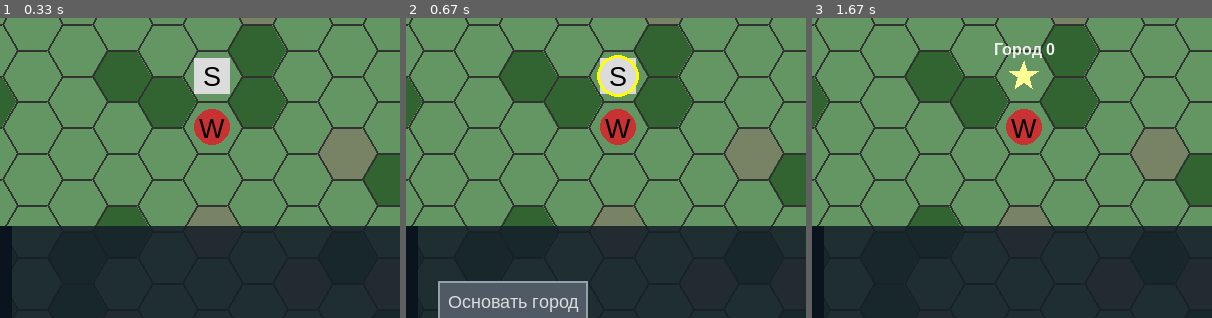
Above: before the commit, frames 1-3 (left to right).
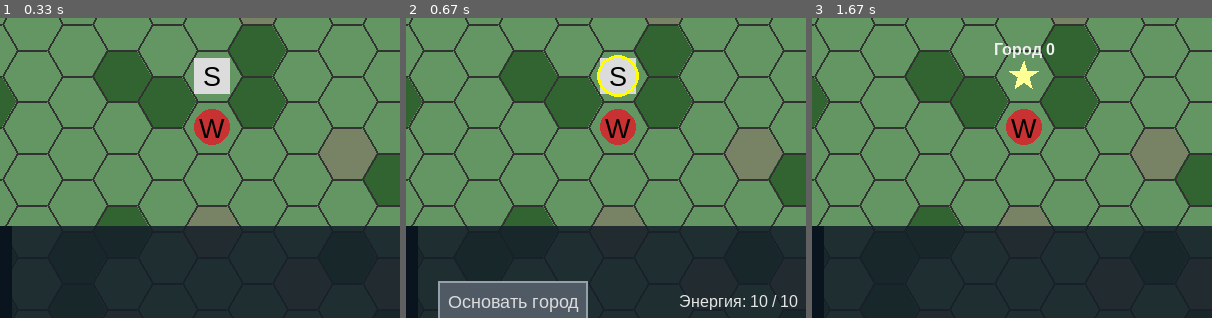
Above: after the commit, the same moments.

Repository: jobman/hexagon_game_chaos
Game: pygame game, started from main.py
Same seed, same stepped clock (60 frames per second), same inputs: the game is played once before the commit and once after it.
Inputs (mouse positions are % of the whole screen's width and height, from its top left):
- Up to frame 1 (0.33 s): no input
- Up to frame 2 (0.67 s): click (50, 50) at 0.38 s
- Up to frame 3 (1.67 s): click (87, 85) at 0.72 s; press the mouse at (87, 85) at 1.03 s; move the mouse to (74, 68) at 1.13 s; release the mouse at (61, 50) at 1.27 s; right-click (41, 85) at 1.38 s
The pictures show only the part of the screen within x 24-74%, y 40-90%; the shares and areas given below are measured in that part.

Frame 1 is identical in both runs. In frame 2, 0.5% of the frame differs, in the area x 68-98%, y 92-98%; in frame 3, nothing differs.

Commit message:
feat: Unit energy system
- Заменена система очков действия (AP) на систему энергии.
- Юниты теперь имеют максимальный запас энергии и восстанавливают ее в начале своего хода.
- Скорость восстановления энергии зависит от типа юнита и типа местности, на которой он находится.
- В интерфейс добавлено отображение текущей/максимальной энергии для выбранного юнита.
- Исправлена ошибка, возникавшая при нажатии кнопки 'Конец хода'.

Diff:
--- a/backend.py
+++ b/backend.py
@@ -2,19 +2,19 @@
 import collections
 from events import Event, EventType
 from map_generator import generate_map
-from hex_utils import hex_distance # Импортируем "физику"
-from tile_types import TILE_PROPERTIES # Импортируем свойства клеток
-from unit_types import UnitType, UNIT_PROPERTIES
+from hex_utils import hex_distance
+from tile_types import TileType, TILE_PROPERTIES
+from unit_types import UnitType, UNIT_PROPERTIES, MOVEMENT_COSTS, ENERGY_REGENERATION
 
 class GameState:
     """Хранит все состояние игры."""
     def __init__(self):
-        # grid теперь хранит словарь с данными о клетке, включая тип
-        self.grid = {}  # { (q, r): {'tile': TileType, ...} }
-        self.units = {} # { unit_id: unit_data }
+        self.grid = {}
+        self.units = {}
         self.cities = {}
-        self.turn_number = 0
+        self.turn_number = 1
         self.active_player = 0
+        self.players = [0, 1] # Пример
         self.next_unit_id = 0
         self.next_city_id = 0
 
@@ -23,79 +23,92 @@
     def __init__(self):
         self.game_state = GameState()
         self.event_queue = collections.deque()
-        self.game_state.next_city_id = 0
         self._initialize_game()
 
     def _post_event(self, event_type, data=None):
         self.event_queue.append(Event(event_type, data))
 
     def _initialize_game(self):
-        """Создает начальное состояние игры, используя генератор."""
-        # Используем наш новый генератор карт!
+        """Создает начальное состояние игры."""
         self.game_state.grid = generate_map(radius=15)
-
-        # Создаем юнитов разных типов
         self.create_unit(unit_type=UnitType.SETTLER, player=0, position=(0, 0))
         self.create_unit(unit_type=UnitType.WARRIOR, player=0, position=(0, 1))
         self.create_unit(unit_type=UnitType.RIFLEMAN, player=1, position=(3, -5))
+        self._post_event(EventType.GAME_STARTED)
 
-        self._post_event(EventType.GAME_STARTED)
+    def end_turn(self):
+        """Завершает ход текущего игрока и начинает ход следующего."""
+        # 1. Переключаем активного игрока
+        current_player_index = self.game_state.players.index(self.game_state.active_player)
+        next_player_index = (current_player_index + 1) % len(self.game_state.players)
+        self.game_state.active_player = self.game_state.players[next_player_index]
+
+        # Если круг завершился, увеличиваем номер хода
+        if self.game_state.active_player == self.game_state.players[0]:
+            self.game_state.turn_number += 1
+            self._post_event(EventType.TURN_ENDED, {'new_turn_number': self.game_state.turn_number})
+
+        # 2. Восстанавливаем энергию всем юнитам нового активного игрока
+        for unit in self.game_state.units.values():
+            if unit['player'] == self.game_state.active_player:
+                unit_props = UNIT_PROPERTIES[unit['type']]
+                tile_type = self.game_state.grid[unit['position']]['tile']
+
+                # Получаем регенерацию для типа юнита и типа клетки
+                regen_amount = ENERGY_REGENERATION.get(unit['type'], {}).get(tile_type, 1)
+
+                # Восстанавливаем энергию, не превышая максимум
+                unit['energy'] = min(unit_props.max_energy, unit['energy'] + regen_amount)
+
+        self._post_event(EventType.NEXT_PLAYER_TURN, {'player_id': self.game_state.active_player})
+        print(f"[Backend] Turn {self.game_state.turn_number}, Player {self.game_state.active_player}'s turn.")
+
 
     def found_city(self, unit_id: int, city_name: str):
         """Основывает город на месте юнита."""
         if unit_id not in self.game_state.units:
-            return False # Юнит не найден
+            return False
 
         unit = self.game_state.units[unit_id]
         unit_props = UNIT_PROPERTIES[unit['type']]
 
-        # 1. Проверяем, может ли этот юнит основывать города
         if not unit_props.can_found_city:
-            print(f"[Backend] Unit {unit_id} ({unit_props.name}) cannot found cities.")
             return False
 
-        # 2. Проверяем, не слишком ли близко к другому городу (простое правило)
         position = unit['position']
         for city in self.game_state.cities.values():
             if hex_distance(position, city['center_hex']) < 4:
-                print(f"[Backend] Cannot found city at {position}: too close to another city.")
                 return False
 
-        # 3. Все проверки пройдены, создаем город
         city_id = self.game_state.next_city_id
         new_city = {
             'id': city_id,
             'name': city_name,
             'owner_player_id': unit['player'],
             'center_hex': position,
-            'districts': [], # Пока пустой список для будущих районов
+            'districts': [],
             'population': 1
         }
         self.game_state.cities[city_id] = new_city
         self.game_state.next_city_id += 1
 
-        # 4. Удаляем юнита-поселенца
         del self.game_state.units[unit_id]
 
-        # 5. Сообщаем всем о событии
         self._post_event(EventType.CITY_FOUNDED, {'city_data': new_city, 'consumed_unit_id': unit_id})
-        print(f"[Backend] Player {unit['player']} founded {city_name} at {position}")
         return True
 
     def create_unit(self, unit_type: UnitType, player: int, position: tuple):
         """Создает юнита указанного типа."""
         unit_id = self.game_state.next_unit_id
-
-        # Получаем базовые свойства из нашего нового справочника
         base_data = UNIT_PROPERTIES[unit_type]
 
         self.game_state.units[unit_id] = {
             'id': unit_id,
-            'type': unit_type, # <-- САМОЕ ВАЖНОЕ: храним тип юнита
+            'type': unit_type,
             'player': player,
             'position': position,
             'hp': base_data.base_hp,
-            'ap': base_data.base_ap,
+            'energy': base_data.max_energy, # <-- Используем энергию
             'attack': base_data.base_attack,
             'can_found_city': base_data.can_found_city
         }
@@ -103,37 +116,34 @@
         self._post_event(EventType.UNIT_CREATED, {'unit_data': self.game_state.units[unit_id]})
 
     def move_unit(self, unit_id, new_position):
-        if unit_id in self.game_state.units:
-            unit = self.game_state.units[unit_id]
-            old_position = unit['position']
+        if unit_id not in self.game_state.units:
+            return False
 
-            if new_position not in self.game_state.grid:
-                return False
+        unit = self.game_state.units[unit_id]
+        old_position = unit['position']
 
-            # Проверка проходимости (теперь зависит от юнита)
-            target_tile_type = self.game_state.grid[new_position]['tile']
-            unit_props = UNIT_PROPERTIES[unit['type']]
-            if not unit_props.can_traverse(target_tile_type):
-                 return False
+        if new_position not in self.game_state.grid:
+            return False
 
-            # Проверка дистанции
-            distance = hex_distance(old_position, new_position)
+        target_tile_type = self.game_state.grid[new_position]['tile']
+        unit_props = UNIT_PROPERTIES[unit['type']]
+        if not unit_props.can_traverse(target_tile_type):
+            return False
 
-            # УБРАНА ПРОВЕРКА MOVEMENT_COST
-            # В будущем здесь будет сложная логика:
-            # cost = calculate_move_cost(unit, path)
-            # if cost > unit['ap']: return False
+        # Используем MOVEMENT_COSTS для определения стоимости
+        move_cost = MOVEMENT_COSTS.get(unit['type'], {}).get(target_tile_type, 999)
 
-            if distance > unit['ap']:
-                return False
+        if unit['energy'] < move_cost:
+            return False
 
-            unit['position'] = new_position
-            self._post_event(
-                EventType.UNIT_MOVED,
-                {'unit_id': unit_id, 'from': old_position, 'to': new_position}
-            )
-            return True
-        return False
+        unit['position'] = new_position
+        unit['energy'] -= move_cost # Тратим энергию
+
+        self._post_event(
+            EventType.UNIT_MOVED,
+            {'unit_id': unit_id, 'from': old_position, 'to': new_position, 'new_energy': unit['energy']}
+        )
+        return True
 
     def get_events(self):
         events = list(self.event_queue)
--- a/events.py
+++ b/events.py
@@ -11,6 +11,7 @@
     UNIT_MOVED = auto()
     UNIT_CREATED = auto()
     CITY_FOUNDED = auto()
+    NEXT_PLAYER_TURN = auto()
 
 
 @dataclass
--- a/frontend_pygame.py
+++ b/frontend_pygame.py
@@ -228,8 +228,7 @@
                         success = self.backend.found_city(self.selected_unit_id, city_name)
                         if success: self.selected_unit_id = None
                 elif ui_action == 'END_TURN':
-                    print("[Frontend] END TURN action received!")
-                    # self.backend.end_turn() # Когда появится такой метод
+                    self.backend.end_turn()
 
                 # Если UI обработал клик, дальше ничего не делаем
                 continue
--- a/ui/action_panel.py
+++ b/ui/action_panel.py
@@ -1,6 +1,6 @@
 # ui/action_panel.py
 import pygame
-from unit_types import UnitType
+from unit_types import UnitType, UNIT_PROPERTIES
 
 class ActionPanel:
     def __init__(self, rect, backend):
@@ -8,22 +8,24 @@
         self.backend = backend
         self.buttons = []
         self.font = pygame.font.SysFont("Arial", 18)
+        self.info_font = pygame.font.SysFont("Arial", 16)
+        self.selected_unit_data = None
 
-    def update(self, selected_object_data):
-        """Создает кнопки на основе выбранного объекта."""
+    def update_selected_object(self, selected_object_data):
+        """Обновляет панель на основе выбранного объекта."""
         self.buttons.clear()
+        self.selected_unit_data = None
+
         if selected_object_data is None:
             return
 
+        if 'energy' in selected_object_data:
+            self.selected_unit_data = selected_object_data
+
         obj_type = selected_object_data.get('type')
 
-        # Если выбран юнит-поселенец
         if obj_type == UnitType.SETTLER:
             self._add_button("Основать город", "FOUND_CITY")
-
-        # Добавляйте другие кнопки для других юнитов или городов здесь
-        # elif obj_type == UnitType.WARRIOR:
-        #     self._add_button("Укрепиться", "FORTIFY")
 
     def _add_button(self, text, action_id):
         button_width, button_height = 150, 40
@@ -41,6 +43,20 @@
             text_rect = text_surf.get_rect(center=button['rect'].center)
             surface.blit(text_surf, text_rect)
 
+        if self.selected_unit_data:
+            unit_type = self.selected_unit_data['type']
+            unit_props = UNIT_PROPERTIES[unit_type]
+
+            current_energy = self.selected_unit_data['energy']
+            max_energy = unit_props.max_energy
+
+            energy_text = f"Энергия: {current_energy} / {max_energy}"
+
+            text_surf = self.info_font.render(energy_text, True, (230, 230, 230))
+            text_rect = text_surf.get_rect(centery=self.rect.centery)
+            text_rect.right = self.rect.right - 20
+            surface.blit(text_surf, text_rect)
+
     def handle_click(self, pos):
         for button in self.buttons:
             if button['rect'].collidepoint(pos):
--- a/ui/ui_manager.py
+++ b/ui/ui_manager.py
@@ -54,4 +54,4 @@
 
     def update(self, selected_object_data):
         """Обновляет состояние панелей (например, панель действий)."""
-        self.action_panel.update(selected_object_data)
+        self.action_panel.update_selected_object(selected_object_data)
--- a/unit_types.py
+++ b/unit_types.py
@@ -1,7 +1,7 @@
 # unit_types.py
 from dataclasses import dataclass, field
 from enum import Enum, auto
-from tile_types import TileType, TILE_PROPERTIES # Импортируем для can_traverse
+from tile_types import TileType, TILE_PROPERTIES
 
 class Era(Enum):
     """Эпохи развития."""
@@ -13,14 +13,11 @@
 
 class UnitType(Enum):
     """Перечисление всех типов юнитов."""
-    # Ancient
     SETTLER = auto()
     WARRIOR = auto()
     ARCHER = auto()
-    # Industrial
     RIFLEMAN = auto()
     CANNON = auto()
-    # Future
     MECH = auto()
     CYBER_NINJA = auto()
 
@@ -30,31 +27,135 @@
     name: str
     era: Era
     base_hp: int
-    base_ap: int  # Action Points (очки действия/передвижения)
+    max_energy: int  # Максимальный запас энергии
     base_attack: int
     can_found_city: bool = False
 
     def can_traverse(self, tile_type: TileType) -> bool:
-        """
-        Определяет, может ли юнит пройти по данному типу клетки.
-        По умолчанию, нельзя ходить по горам и воде.
-        """
-        if tile_type in [TileType.MOUNTAINS, TileType.WATER, TileType.DEEP_WATER, TileType.LAVA]:
-            return False
-        return True
+        """Определяет, может ли юнит пройти по данному типу клетки."""
+        return tile_type not in [TileType.MOUNTAINS, TileType.WATER, TileType.DEEP_WATER, TileType.LAVA]
 
 @dataclass
 class UnitProperties(BaseUnitProperties):
     """Хранит универсальные, не-визуальные свойства типа юнита."""
-    pass # Пока не добавляем специфичных полей, но класс нужен для наследования
+    pass
 
 # База данных всех свойств для каждого типа юнита
 UNIT_PROPERTIES = {
-    UnitType.SETTLER: UnitProperties(name="Поселенец", era=Era.ANCIENT, base_hp=5, base_ap=2, base_attack=0, can_found_city=True),
-    UnitType.WARRIOR: UnitProperties(name="Воин", era=Era.ANCIENT, base_hp=10, base_ap=2, base_attack=5),
-    UnitType.ARCHER: UnitProperties(name="Лучник", era=Era.ANCIENT, base_hp=8, base_ap=2, base_attack=7),
-    UnitType.RIFLEMAN: UnitProperties(name="Стрелок", era=Era.INDUSTRIAL, base_hp=15, base_ap=2, base_attack=15),
-    UnitType.CANNON: UnitProperties(name="Пушка", era=Era.INDUSTRIAL, base_hp=12, base_ap=1, base_attack=25),
-    UnitType.MECH: UnitProperties(name="Боевой мех", era=Era.FUTURE, base_hp=50, base_ap=4, base_attack=40),
-    UnitType.CYBER_NINJA: UnitProperties(name="Кибер-ниндзя", era=Era.FUTURE, base_hp=25, base_ap=5, base_attack=30),
+    UnitType.SETTLER: UnitProperties(name="Поселенец", era=Era.ANCIENT, base_hp=5, max_energy=10, base_attack=0, can_found_city=True),
+    UnitType.WARRIOR: UnitProperties(name="Воин", era=Era.ANCIENT, base_hp=10, max_energy=10, base_attack=5),
+    UnitType.ARCHER: UnitProperties(name="Лучник", era=Era.ANCIENT, base_hp=8, max_energy=12, base_attack=7),
+    UnitType.RIFLEMAN: UnitProperties(name="Стрелок", era=Era.INDUSTRIAL, base_hp=15, max_energy=10, base_attack=15),
+    UnitType.CANNON: UnitProperties(name="Пушка", era=Era.INDUSTRIAL, base_hp=12, max_energy=8, base_attack=25),
+    UnitType.MECH: UnitProperties(name="Боевой мех", era=Era.FUTURE, base_hp=50, max_energy=20, base_attack=40),
+    UnitType.CYBER_NINJA: UnitProperties(name="Кибер-ниндзя", era=Era.FUTURE, base_hp=25, max_energy=15, base_attack=30),
 }
+
+# Регенерация энергии для разных юнитов по разным типам местности
+# Формат: {UnitType: {TileType: energy_gain}}
+ENERGY_REGENERATION = {
+    unit: {tile: 1 for tile in TileType} for unit in UnitType
+}
+# Примеры кастомизации:
+ENERGY_REGENERATION[UnitType.WARRIOR].update({
+    TileType.FOREST: 2,
+    TileType.HILLS: 2,
+})
+ENERGY_REGENERATION[UnitType.ARCHER].update({
+    TileType.FOREST: 3,
+    TileType.HILLS: 2,
+})
+ENERGY_REGENERATION[UnitType.CYBER_NINJA].update({
+    TileType.FOREST: 2,
+    TileType.HILLS: 2,
+    TileType.MOUNTAINS: 1, # Могут медленно восстанавливаться в горах
+})
+ENERGY_REGENERATION[UnitType.MECH].update({
+    TileType.LAVA: 5, # Питаются от лавы
+})
+
+
+# Стоимость передвижения для разных юнитов по разным типам местности
+# Формат: {UnitType: {TileType: cost}}
+MOVEMENT_COSTS = {
+    UnitType.WARRIOR: {
+        TileType.GRASS: 1,
+        TileType.PLAINS: 1,
+        TileType.FOREST: 2,
+        TileType.HILLS: 2,
+        TileType.SAND: 2,
+        TileType.DESERT: 2,
+        TileType.SNOW: 2,
+        TileType.SWAMP: 3,
+    },
+    UnitType.ARCHER: {
+        TileType.GRASS: 1,
+        TileType.PLAINS: 1,
+        TileType.FOREST: 1,
+        TileType.HILLS: 2,
+        TileType.SAND: 2,
+        TileType.DESERT: 2,
+        TileType.SNOW: 2,
+        TileType.SWAMP: 2,
+    },
+    UnitType.RIFLEMAN: {
+        TileType.GRASS: 1,
+        TileType.PLAINS: 1,
+        TileType.FOREST: 1,
+        TileType.HILLS: 1,
+        TileType.SAND: 1,
+        TileType.DESERT: 1,
+        TileType.SNOW: 1,
+        TileType.SWAMP: 1,
+    },
+    UnitType.CANNON: {
+        TileType.GRASS: 1,
+        TileType.PLAINS: 1,
+        TileType.FOREST: 3,
+        TileType.HILLS: 3,
+        TileType.SAND: 2,
+        TileType.DESERT: 2,
+        TileType.SNOW: 2,
+        TileType.SWAMP: 3,
+    },
+    UnitType.MECH: {
+        TileType.GRASS: 1,
+        TileType.PLAINS: 1,
+        TileType.FOREST: 1,
+        TileType.HILLS: 1,
+        TileType.SAND: 1,
+        TileType.DESERT: 1,
+        TileType.SNOW: 1,
+        TileType.SWAMP: 1,
+        TileType.LAVA: 2, # Мехи могут ходить по лаве!
+    },
+    UnitType.CYBER_NINJA: {
+        TileType.GRASS: 1,
+        TileType.PLAINS: 1,
+        TileType.FOREST: 1,
+        TileType.HILLS: 1,
+        TileType.SAND: 1,
+        TileType.DESERT: 1,
+        TileType.SNOW: 1,
+        TileType.SWAMP: 1,
+    },
+    UnitType.SETTLER: {
+        TileType.GRASS: 1,
+        TileType.PLAINS: 1,
+        TileType.FOREST: 2,
+        TileType.HILLS: 2,
+        TileType.SAND: 2,
+        TileType.DESERT: 2,
+        TileType.SNOW: 2,
+        TileType.SWAMP: 3,
+    },
+}
+
+# Переопределение can_traverse для специфичных юнитов
+def mech_can_traverse(self, tile_type: TileType) -> bool:
+    """Мехи могут ходить везде, кроме глубокой воды."""
+    if tile_type in [TileType.DEEP_WATER]:
+        return False
+    return True
+
+UNIT_PROPERTIES[UnitType.MECH].can_traverse = mech_can_traverse.__get__(UNIT_PROPERTIES[UnitType.MECH])
